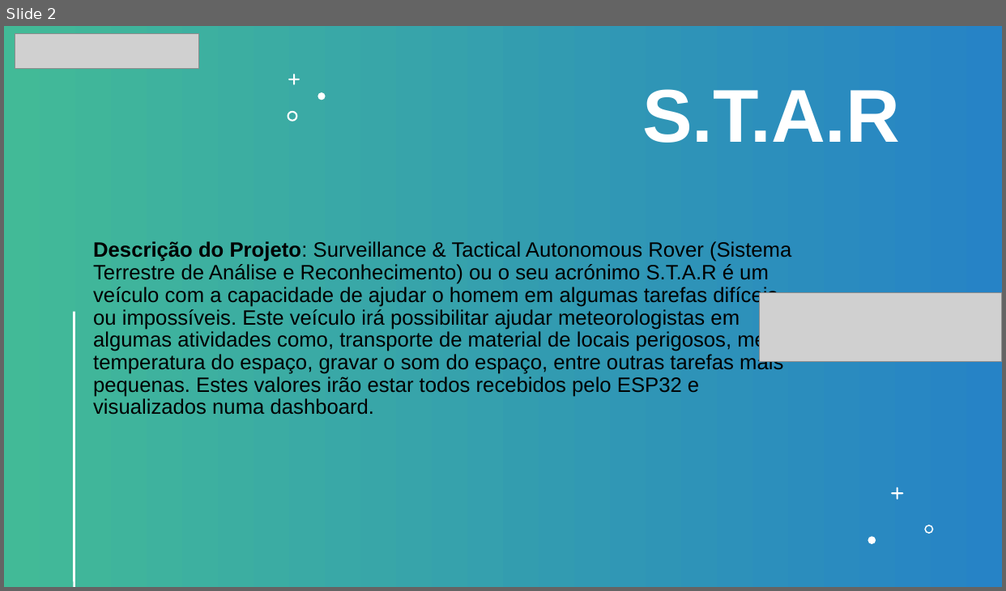
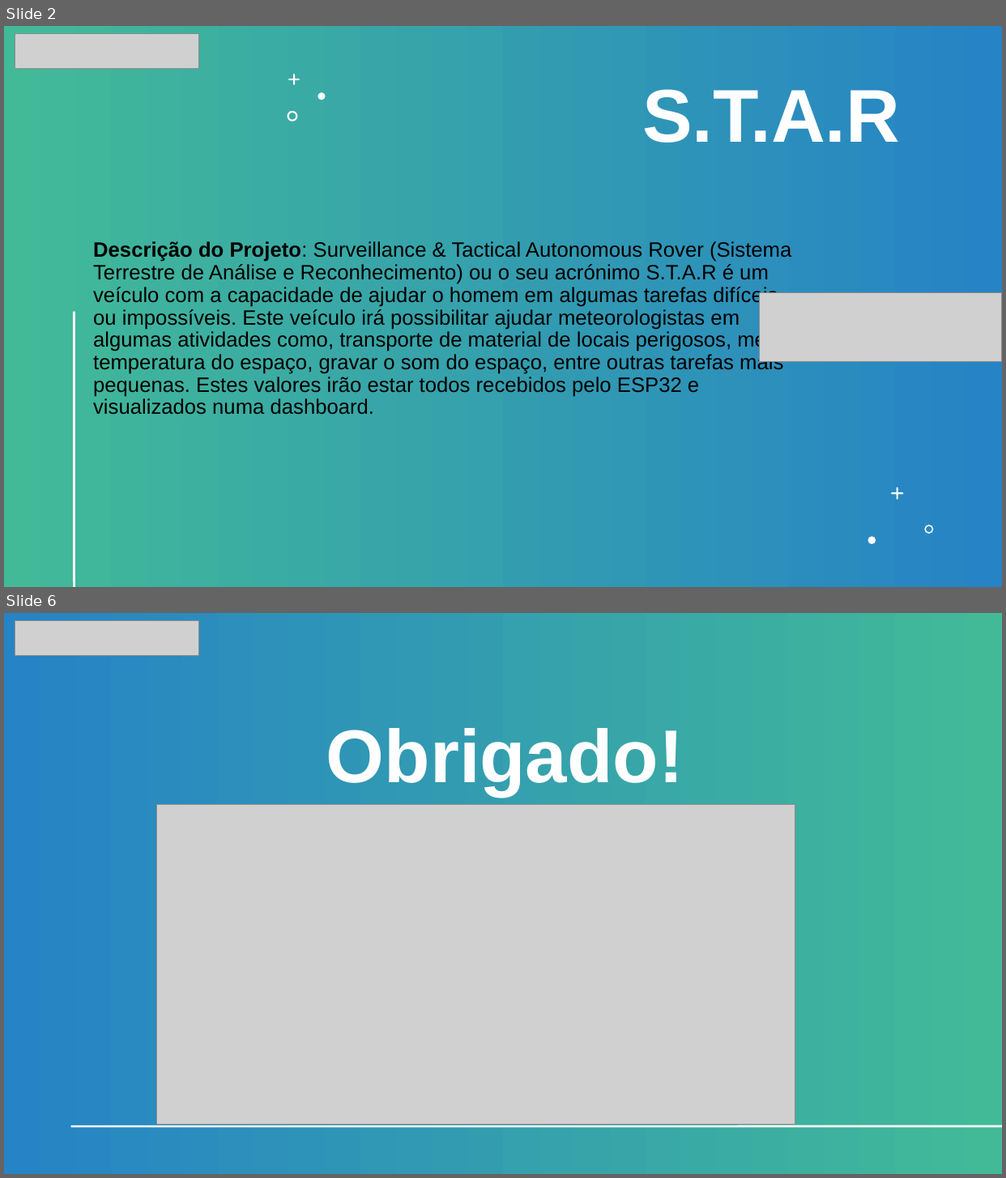
Before and after one commit to AndreZila01/S.T.A.R, a slide deck: Resource/Apresentação - STAR - 2.odp. Shown one above the other, each under a label of ours: slide 2 before the commit, slides 2 and 6 after it; the slides between them are not shown. The pictures are 1006x591 and 1006x1178 pixels, drawn with LibreOffice and Linux fonts; fonts in the diff are those of the drawing; grey boxes stand for pictures. Boxes give left, top, right and bottom in pixels: in the first picture for what was removed or moved away, otherwise in the second. Text is boxed around its words. In the diff, an @@ line names an element or a change of style, - is before the commit and + after.

```diff
--- a/Resource/Apresentação - STAR - 2.odp
+++ b/Resource/Apresentação - STAR - 2.odp
@@ slide 6 added at (x1=4, y1=613, x2=1002, y2=1174), background #FFFFFF @@
@@ freeform shape added at (x1=4, y1=613, x2=1002, y2=1174), fill gradient #2683C6 to #42BA97 @@
@@ picture added at (x1=15, y1=620, x2=199, y2=655) @@
@@ line added from (62, 642) to (62, 1174), #2683C6 2.01 pt @@
@@ line added from (62, 705) to (62, 1174), #2683C6 2.01 pt @@
@@ title added at (x1=326, y1=728, x2=684, y2=796), 72 pt, text #FFFFFF, bold @@
+Obrigado!
@@ picture added at (x1=157, y1=805, x2=795, y2=1124) @@
@@ line added from (1001, 1127) to (72, 1127), #FFFFFF 2.01 pt @@
```
Also in this commit, not shown: 3 slides changed, 7 other files.
